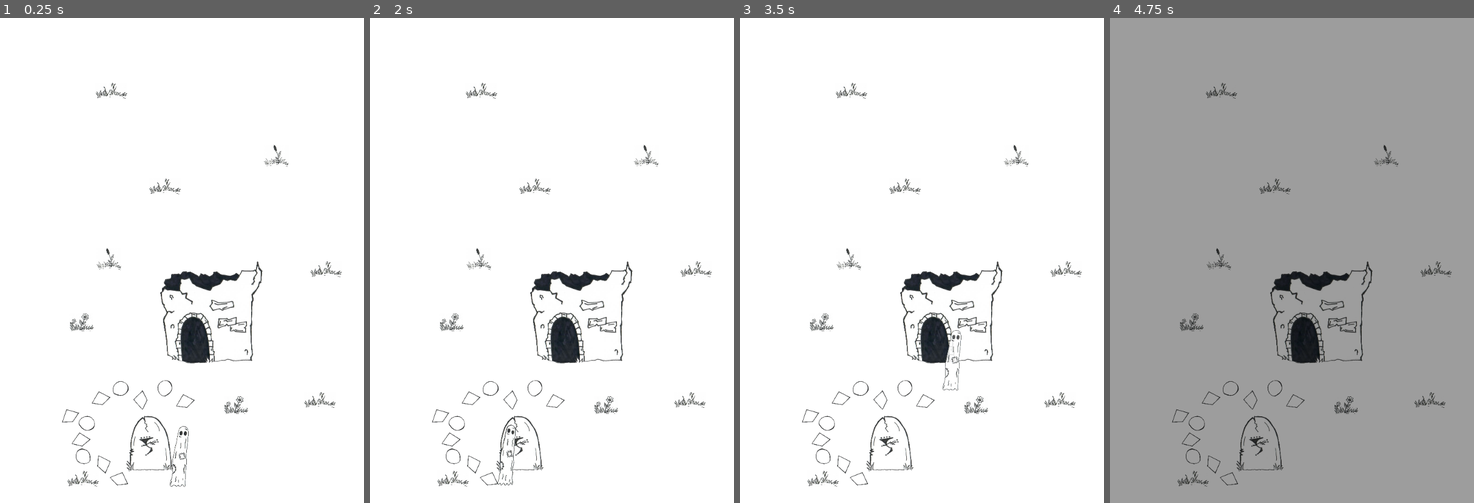
Above: before the commit, frames 1-4 (left to right).
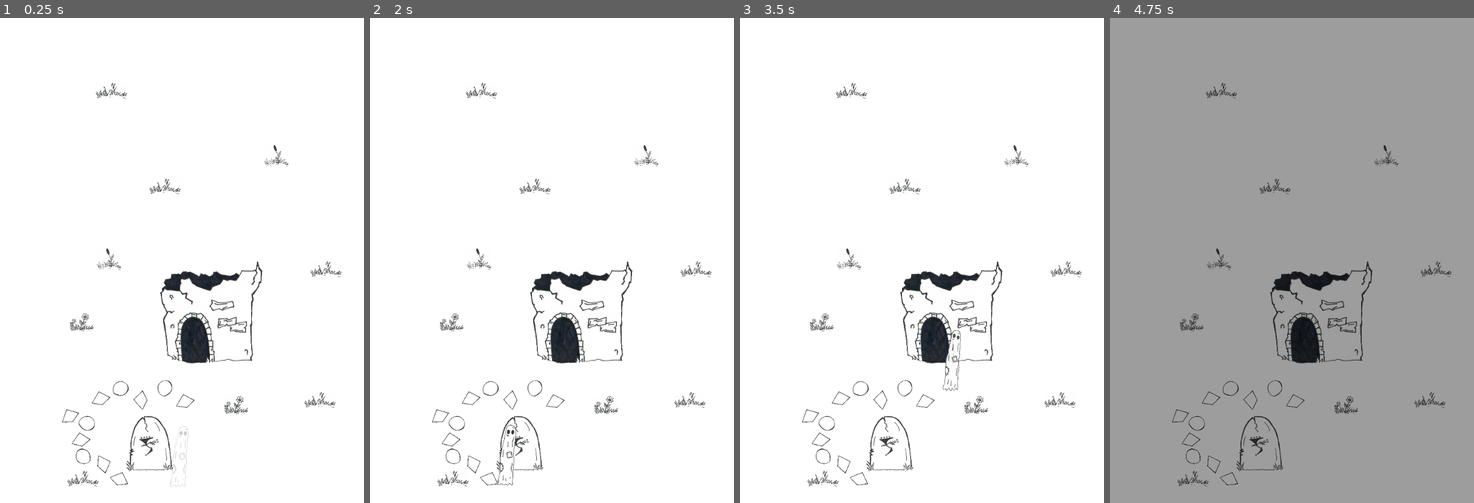
Above: after the commit, the same moments.

Repository: AntonioDell/pip-melville-website
Game: Godot game, scene res://levels/map/map.tscn
Same seed, same stepped clock (60 frames per second), same inputs: the game is played once before the commit and once after it.
Inputs (mouse positions are in pixels of both pictures, inside the frame that each line leads up to):
- Up to frame 1 (0.25 s): no input
- Up to frame 2 (2 s): tap Enter at 0.5 s; drag from (519, 444) to (588, 153) at 0.52 s; drag from (581, 313) to (533, 357) at 1.27 s
- Up to frame 3 (3.5 s): move the mouse to (958, 153) at 2.02 s; click (958, 153) at 2.17 s; drag from (903, 357) to (812, 187) at 2.77 s
- Up to frame 4 (4.75 s): move the mouse to (1401, 333) at 3.52 s; click (1401, 333) at 3.67 s; drag from (1182, 187) to (1237, 139) at 4.27 s

The runs differ from the first frame. In frame 1, 0.1% of the frame differs, in the area x 46-52%, y 84-97%; in frame 2, 0.2%, in the area x 34-41%, y 83-97%; in frame 3, 0.1%; in frame 4, nothing differs.

Commit message:
fix: Use AnimationPlayer instead of AnimatedTexture2D

Diff:
--- a/levels/map/map.tscn
+++ b/levels/map/map.tscn
@@ -11,8 +11,7 @@
 [ext_resource type="PackedScene" path="res://levels/map/map_path.tscn" id="8_w4pyx"]
 [ext_resource type="Texture2D" uid="uid://bvy7laf0uaick" path="res://levels/map/meadow_2.png" id="10_lnxrh"]
 [ext_resource type="Texture2D" uid="uid://btdralk60uwpp" path="res://levels/map/tower_ruin.png" id="11_ph1gb"]
-[ext_resource type="Texture2D" uid="uid://d363073dokdws" path="res://levels/map/ghost_1.png" id="14_83e1t"]
-[ext_resource type="Texture2D" uid="uid://40l11rrlhgyt" path="res://levels/map/ghost_2.png" id="15_dyur3"]
+[ext_resource type="PackedScene" uid="uid://bcn7l87ww1bid" path="res://levels/map/player.tscn" id="12_vcpce"]
 
 [sub_resource type="Gradient" id="1"]
 offsets = PackedFloat32Array(0)
@@ -34,13 +33,6 @@
 "points": PackedVector2Array(60.5811, -28.0633, -60.5811, 28.0633, 378, 990, -23.8089, 95.7637, 23.8089, -95.7637, 155, 849, 0, 0, 0, 0, 447, 787)
 }
 point_count = 3
-
-[sub_resource type="AnimatedTexture" id="AnimatedTexture_qqlbe"]
-frames = 2
-frame_0/texture = ExtResource("14_83e1t")
-frame_0/duration = 0.5
-frame_1/texture = ExtResource("15_dyur3")
-frame_1/duration = 0.5
 
 [node name="Map" type="Node2D"]
 script = ExtResource("1_8rb8i")
@@ -201,11 +193,9 @@
 is_two_way = true
 metadata/_edit_lock_ = true
 
-[node name="Player" type="Sprite2D" parent="."]
-position = Vector2(337, 1038)
-scale = Vector2(0.25, 0.25)
-texture = SubResource("AnimatedTexture_qqlbe")
-offset = Vector2(0, -256)
+[node name="Player" parent="." instance=ExtResource("12_vcpce")]
+modulate = Color(1, 1, 1, 0)
+position = Vector2(388, 987)
 
 [editable path="Indicators/StartIndicator"]
 [editable path="Indicators/GalleryIndicator"]
--- /dev/null
+++ b/levels/map/player.tscn
@@ -0,0 +1,56 @@
+[gd_scene load_steps=5 format=3 uid="uid://bcn7l87ww1bid"]
+
+[ext_resource type="Texture2D" uid="uid://d363073dokdws" path="res://levels/map/ghost_1.png" id="1_px2a0"]
+[ext_resource type="Texture2D" uid="uid://40l11rrlhgyt" path="res://levels/map/ghost_2.png" id="2_14g42"]
+
+[sub_resource type="Animation" id="Animation_fk8i4"]
+resource_name = "change_sprites"
+loop_mode = 1
+tracks/0/type = "value"
+tracks/0/imported = false
+tracks/0/enabled = true
+tracks/0/path = NodePath("Sprite1:visible")
+tracks/0/interp = 1
+tracks/0/loop_wrap = true
+tracks/0/keys = {
+"times": PackedFloat32Array(0, 0.5),
+"transitions": PackedFloat32Array(1, 1),
+"update": 1,
+"values": [true, false]
+}
+tracks/1/type = "value"
+tracks/1/imported = false
+tracks/1/enabled = true
+tracks/1/path = NodePath("Sprite2:visible")
+tracks/1/interp = 1
+tracks/1/loop_wrap = true
+tracks/1/keys = {
+"times": PackedFloat32Array(0, 0.5),
+"transitions": PackedFloat32Array(1, 1),
+"update": 1,
+"values": [false, true]
+}
+
+[sub_resource type="AnimationLibrary" id="AnimationLibrary_hv42u"]
+_data = {
+"change_sprites": SubResource("Animation_fk8i4")
+}
+
+[node name="Player" type="Node2D"]
+
+[node name="Sprite1" type="Sprite2D" parent="."]
+visible = false
+scale = Vector2(0.25, 0.25)
+texture = ExtResource("1_px2a0")
+offset = Vector2(0, -256)
+
+[node name="Sprite2" type="Sprite2D" parent="."]
+scale = Vector2(0.25, 0.25)
+texture = ExtResource("2_14g42")
+offset = Vector2(0, -256)
+
+[node name="AnimationPlayer" type="AnimationPlayer" parent="."]
+autoplay = "change_sprites"
+libraries = {
+"": SubResource("AnimationLibrary_hv42u")
+}
Not shown: 1 places in levels/map/map.tscn that only renumber resources
